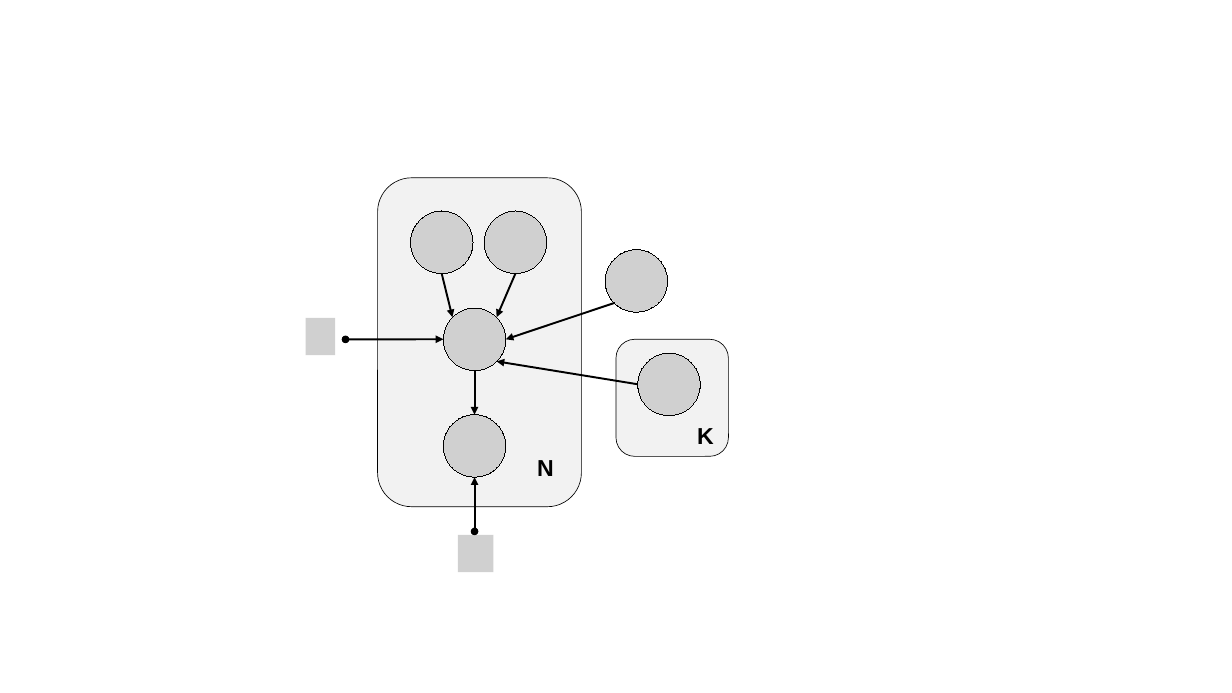
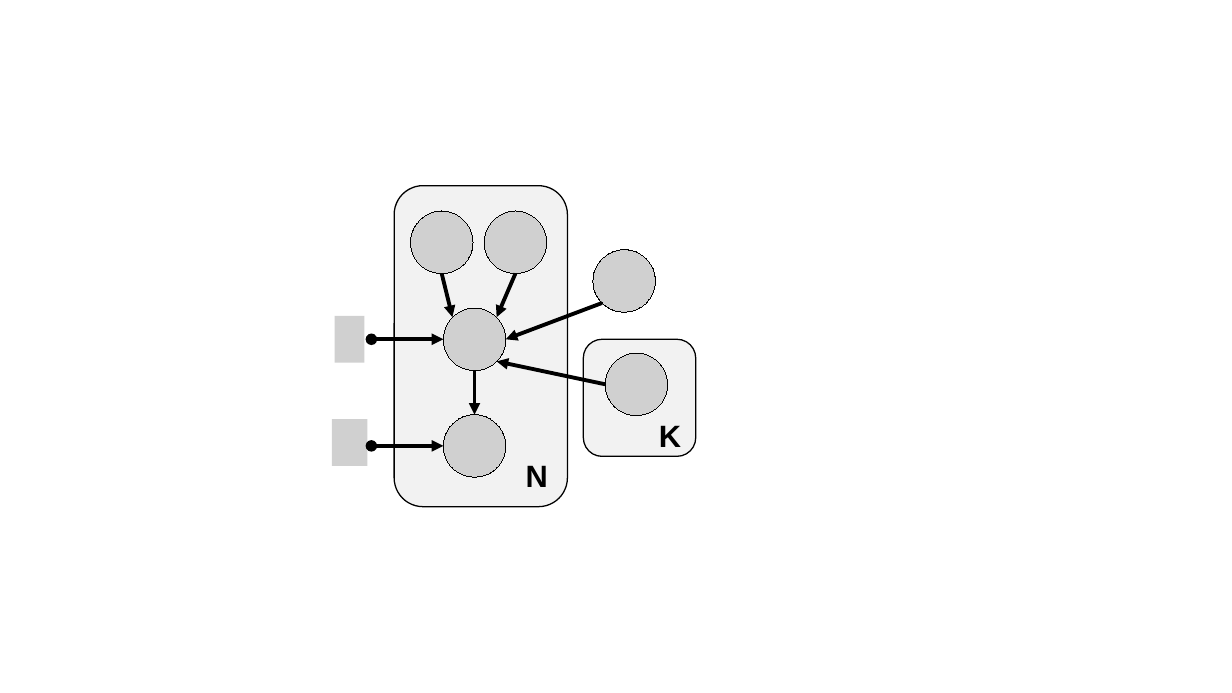
Before and after one commit to mortenwehlast/mbml_bayesian_spatial_count, a slide deck: slide 3 of assets/PGMs.pptx. Drawn at 1232x693 pixels with LibreOffice and Linux fonts; fonts in the diff are those of the drawing; grey boxes stand for pictures. Boxes give left, top, right and bottom in pixels: in the first picture for what was removed or moved away, otherwise in the second. Text is boxed around its words. In the diff, an @@ line names an element or a change of style, - is before the commit and + after.

```diff
--- a/assets/PGMs.pptx
+++ b/assets/PGMs.pptx
@@ rounded rectangle: place and size @@
-rounded rectangle at <box>378,177,582,506</box>
+rounded rectangle at <box>395,186,568,506</box>
@@ rounded rectangle at <box>395,186,568,506</box>: outline #000000 0.5 pt to #000000 1 pt @@
@@ picture: place and size @@
-picture at <box>605,250,668,312</box>
+picture at <box>593,250,656,312</box>
@@ arrow (442, 274) - (453, 317): stroke #000000 1.5 pt to #000000 3 pt @@
@@ arrow (516, 274) - (497, 317): stroke #000000 1.5 pt to #000000 3 pt @@
@@ picture removed at <box>306,318,335,355</box> @@
@@ picture added at <box>335,316,364,362</box> @@
@@ arrow moved from (615, 303) - (506, 339) to (603, 303) - (506, 339) @@
@@ arrow (603, 303) - (506, 339): stroke #000000 1.5 pt to #000000 3 pt @@
@@ double arrow moved from (346, 339) - (444, 339) to (372, 339) - (444, 339) @@
@@ double arrow (372, 339) - (444, 339): stroke #000000 1.5 pt to #000000 3 pt @@
@@ rounded rectangle at <box>583,339,696,457</box>: outline #000000 0.5 pt to #000000 1 pt @@
@@ rounded rectangle: place and size @@
-rounded rectangle at <box>616,339,729,457</box>
+rounded rectangle at <box>583,339,696,457</box>
@@ picture: place and size @@
-picture at <box>638,353,701,416</box>
+picture at <box>605,353,668,416</box>
@@ arrow (475, 371) - (475, 415): stroke #000000 1.5 pt to #000000 3 pt @@
@@ arrow moved from (638, 384) - (497, 361) to (605, 384) - (497, 361) @@
@@ arrow (605, 384) - (497, 361): stroke #000000 1.5 pt to #000000 3 pt @@
@@ text "K" at <box>659,425,681,447</box>: size 18 to 24 pt @@
@@ text "K": place and size @@
-text "K" at <box>697,428,714,444</box>
+text "K" at <box>659,425,681,447</box>
@@ picture added at <box>332,420,367,466</box> @@
@@ double arrow moved from (475, 531) - (475, 477) to (372, 446) - (444, 446) @@
@@ double arrow (372, 446) - (444, 446): stroke #000000 1.5 pt to #000000 3 pt @@
@@ text "N": place and size @@
-text "N" at <box>537,460,554,476</box>
+text "N" at <box>526,465,548,487</box>
@@ text "N" at <box>526,465,548,487</box>: size 18 to 24 pt @@
@@ picture removed at <box>458,535,494,572</box> @@
```
Also in this commit, not shown: 2 other files.
